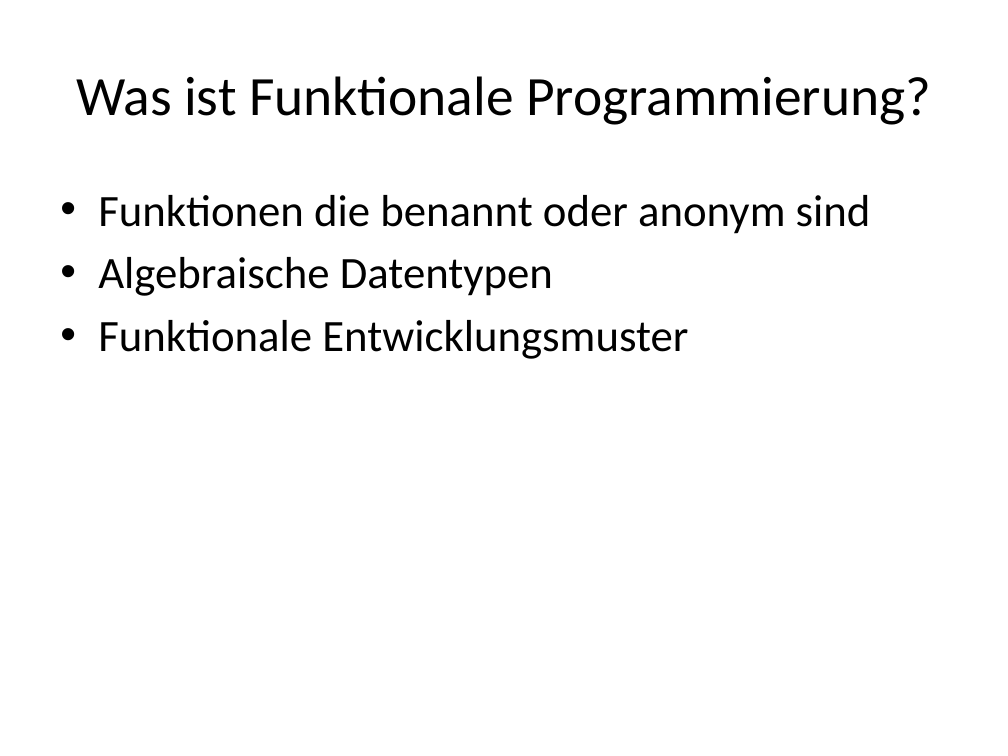
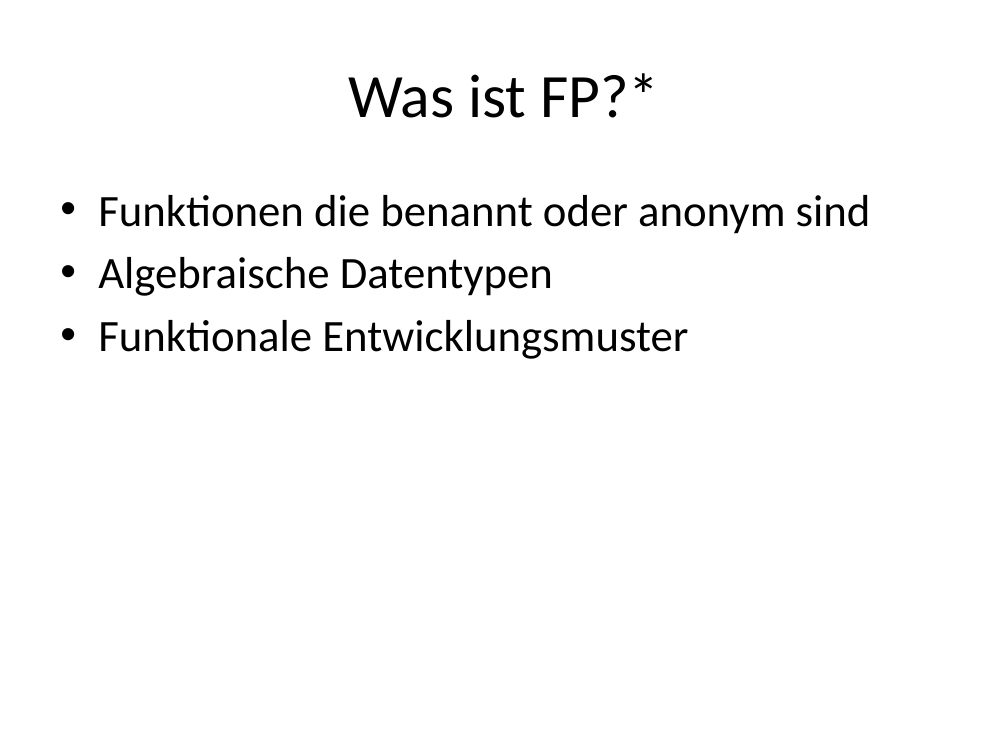
Before and after one commit to ronaldboehm/talks, a slide deck: slide 9 of 20151202/Einführung20151202.pptx. Drawn at 1008x756 pixels with LibreOffice and Linux fonts; fonts in the diff are those of the drawing. Boxes give left, top, right and bottom in pixels: in the first picture for what was removed or moved away, otherwise in the second. Text is boxed around its words. In the diff, an @@ line names an element or a change of style, - is before the commit and + after.

```diff
--- a/20151202/Einführung20151202.pptx
+++ b/20151202/Einführung20151202.pptx
@@ title at [348, 73, 659, 118]: text changed; size 39.6 to 44 pt @@
-Was ist Funktionale Programmierung?
+Was ist FP?*
```
Also in this commit, not shown: 4 other slides changed.
